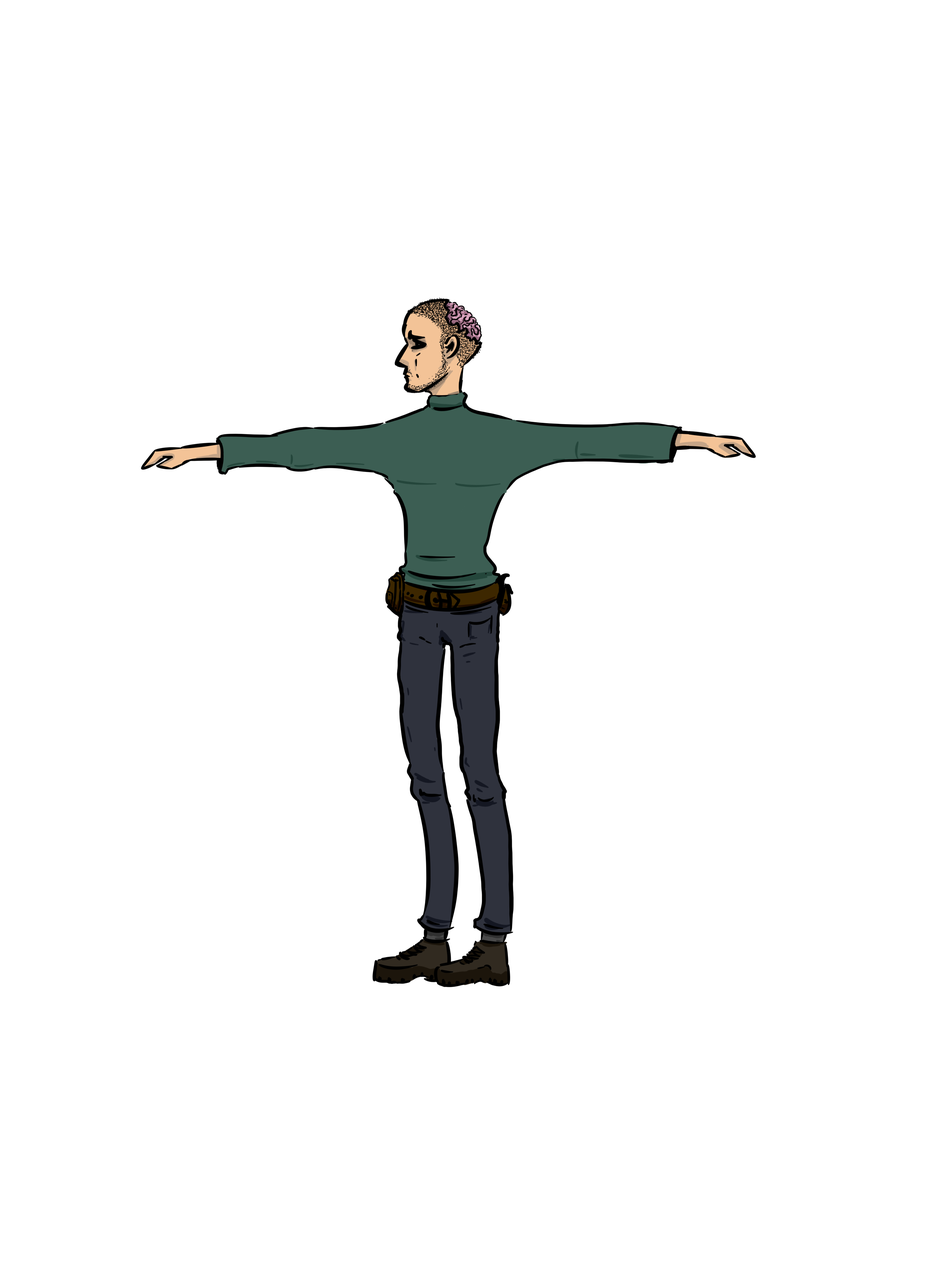
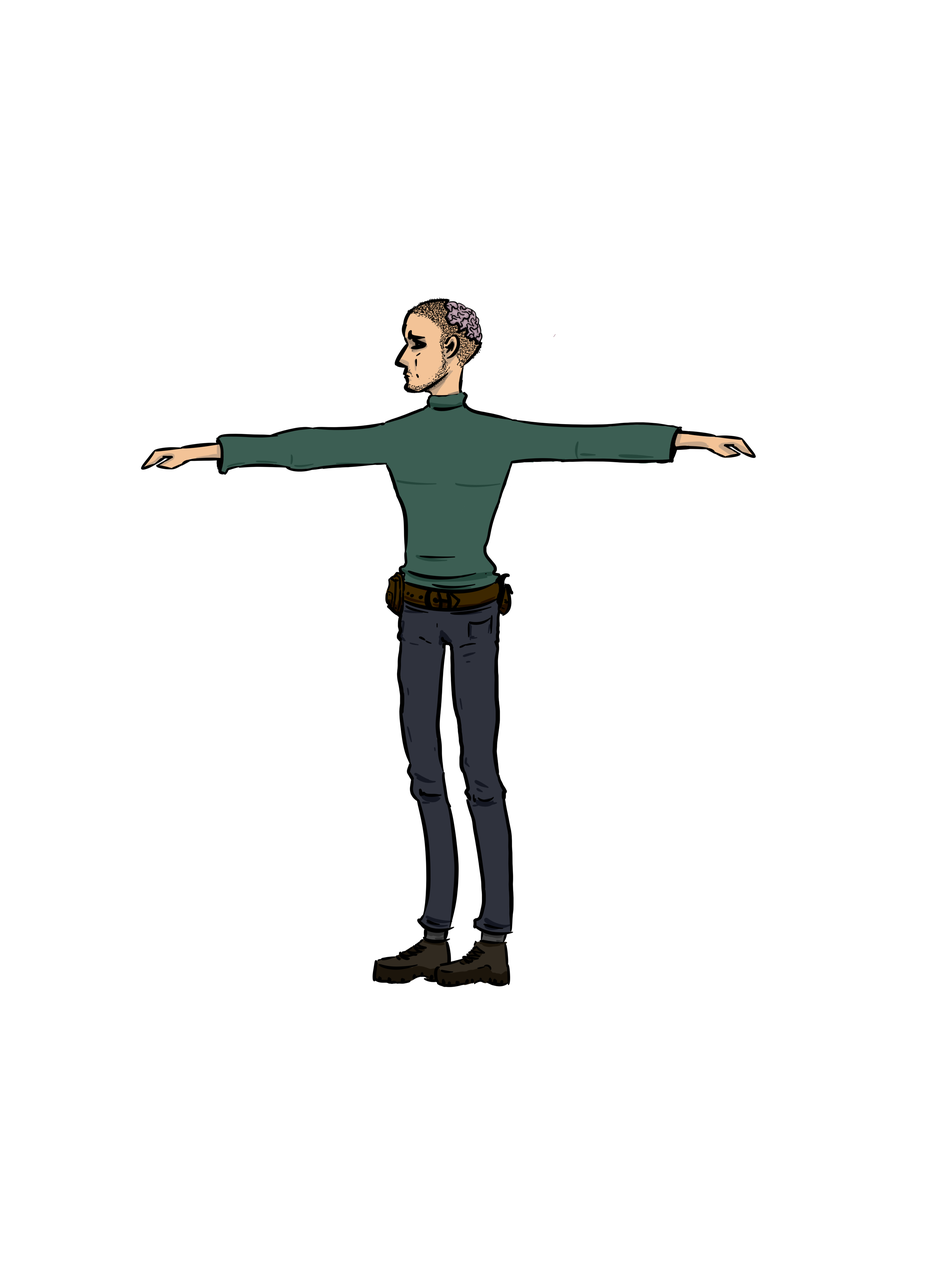
Revision of a layered 950 × 1267 image; what changed, layer by layer:
removed layer "Torso" over [383, 418, 515, 652]
removed layer "Leg_Right" over [428, 638, 498, 653]
renamed "Leg_Left" to "Torso", painted on it over [372, 418, 515, 653]
renamed "Arm_Right" to "Leg_Right", painted on it over [428, 419, 565, 653]
renamed "Arm_Left" to "Leg_Left", painted on it over [311, 422, 454, 653]
renamed "Head" to "Arm_Right", painted on it over [394, 300, 565, 653]
added layer "Arm_Left" above "Head" over [311, 422, 397, 483]
added layer "Head" above "Brain" over [444, 300, 556, 346]
added layer "Brain" over [444, 300, 483, 346]
